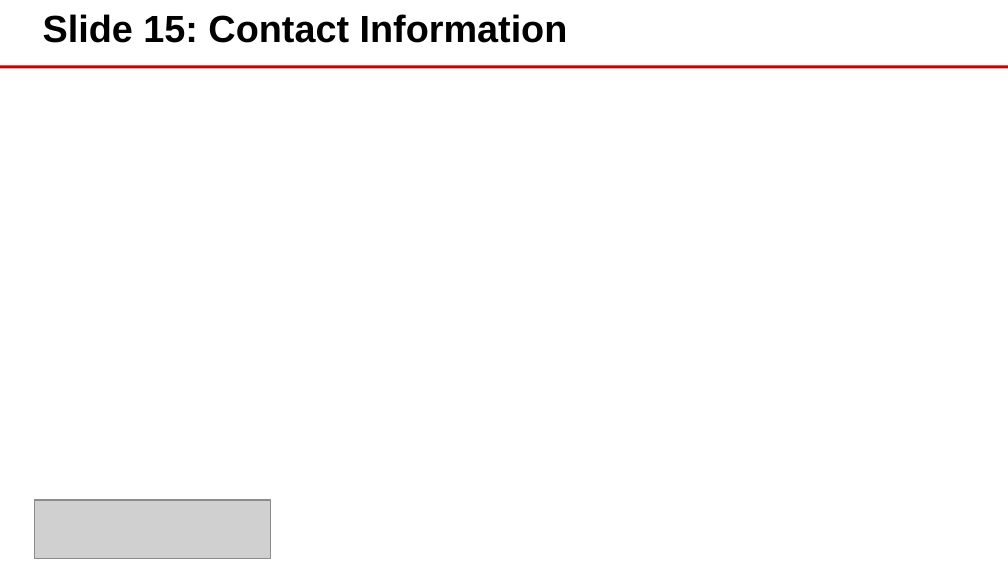
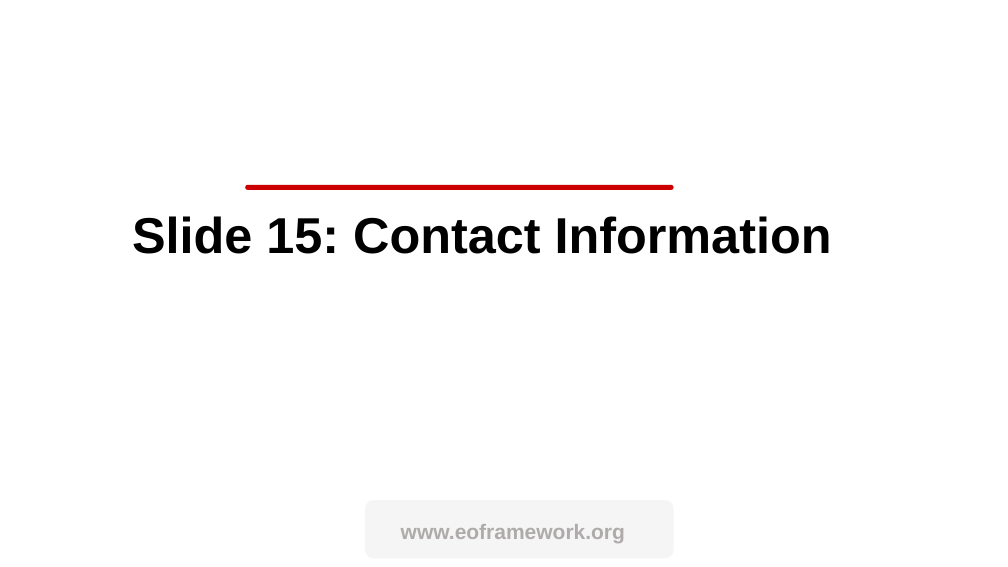
Before and after one commit to eoframework/solutions, a slide deck: slide 15 of solutions/aws/ai/intelligent-document-processing/presales/solution-briefing.pptx (slide 16 before the commit). Drawn at 1008x567 pixels with LibreOffice and Linux fonts; fonts in the diff are those of the drawing; grey boxes stand for pictures; background and template pictures are left out. Boxes give left, top, right and bottom in pixels: in the first picture for what was removed or moved away, otherwise in the second. Text is boxed around its words. In the diff, an @@ line names an element or a change of style, - is before the commit and + after.

Commit message:
Add hierarchical bullet support for PowerPoint presentations
Updates:
- Implement multi-level bullet indentation parsing in markdown (2 spaces = 1 level)
- Preserve line indentation during markdown parsing for accurate level detection
- Fix placeholder index mapping for EO Single Column layout (idx=14)
- Remove explicit color overrides to inherit template formatting
- Update solution briefing to use hierarchical structure (Opportunity/Success Criteria)
- Store bullets as (text, level) tuples for proper PowerPoint paragraph level assignment
- Regenerate presentations with updated formatting and structure

```diff
--- a/solutions/aws/ai/intelligent-document-processing/presales/solution-briefing.pptx
+++ b/solutions/aws/ai/intelligent-document-processing/presales/solution-briefing.pptx
@@ line removed from (0, 67) to (1008, 67) @@
@@ text "Slide 15: Contact Information": place and size @@
-text "Slide 15: Contact Information" at box(43, 14, 568, 43)
+text "Slide 15: Contact Information" at box(132, 216, 832, 254)
@@ text "Slide 15: Contact Information" at box(132, 216, 832, 254): size 27 to 36 pt; alignment left to centre; line spacing 1 to 36pt; more space between paragraphs @@
@@ rounded rectangle added at box(245, 184, 673, 190), fill #CC0000 @@
@@ picture removed at box(34, 500, 270, 558) @@
@@ rounded rectangle added at box(365, 500, 673, 558), fill #F5F5F5 @@
@@ text added at box(401, 524, 625, 543), 15 pt, text #AFABAB, bold @@
+www.eoframework.org
```
Also in this commit, not shown: 12 other slides changed, 2 slides added, 6 slides removed, 4 other files.
